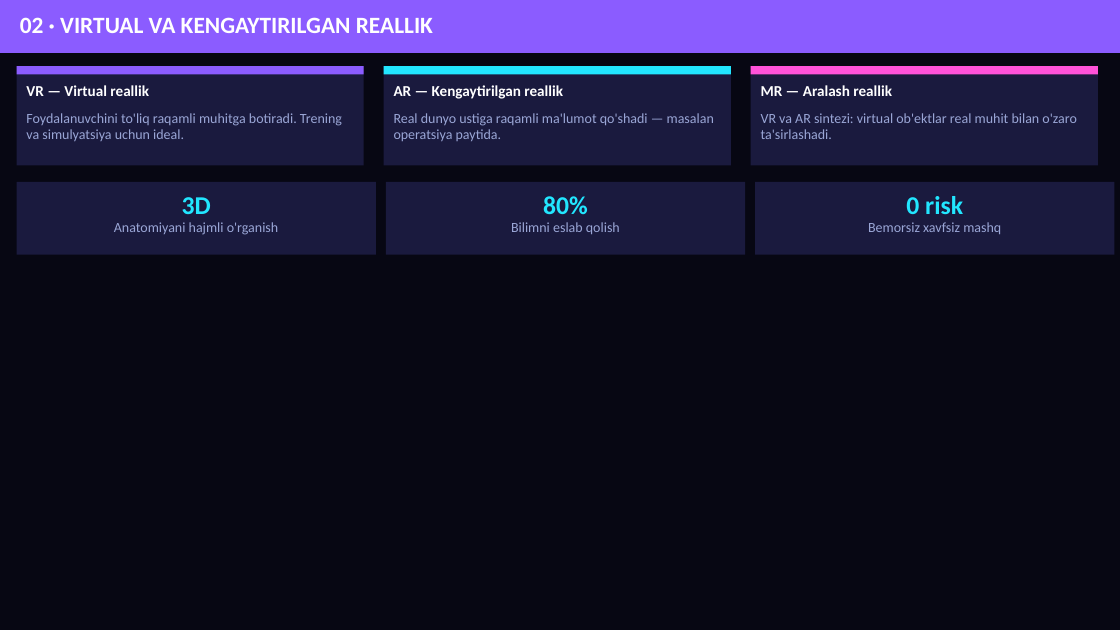
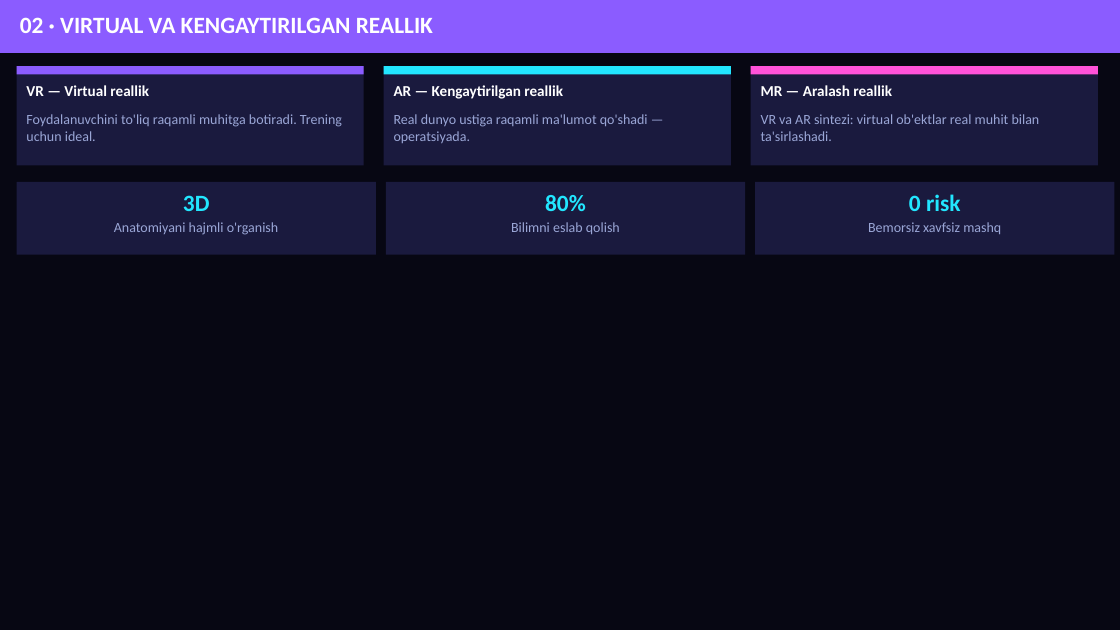
Before and after one commit to mirshod96/Claude-test, a slide deck: slide 4 of presentations/02-raqamli-tibbiyot.pptx. Drawn at 1120x630 pixels with LibreOffice and Linux fonts; fonts in the diff are those of the drawing. Boxes give left, top, right and bottom in pixels: in the first picture for what was removed or moved away, otherwise in the second. Text is boxed around its words. In the diff, an @@ line names an element or a change of style, - is before the commit and + after.

```diff
--- a/presentations/02-raqamli-tibbiyot.pptx
+++ b/presentations/02-raqamli-tibbiyot.pptx
@@ text at box(26, 114, 342, 141): text changed @@
-Foydalanuvchini to'liq raqamli muhitga botiradi. Trening va simulyatsiya uchun ideal.
+Foydalanuvchini to'liq raqamli muhitga botiradi. Trening uchun ideal.
@@ text at box(394, 114, 648, 143): text changed @@
-Real dunyo ustiga raqamli ma'lumot qo'shadi — masalan operatsiya paytida.
+Real dunyo ustiga raqamli ma'lumot qo'shadi — operatsiyada.
@@ text at box(761, 114, 1040, 141): text changed @@
-VR va AR sintezi: virtual ob'ektlar real muhit bilan o'zaro ta'sirlashadi.
+VR va AR sintezi: virtual ob'ektlar real muhit bilan ta'sirlashadi.
@@ size 22 to 20 pt in 3 elements at box(183, 195, 210, 211), box(545, 195, 586, 211), box(909, 194, 961, 211) @@
```
Also in this commit, not shown: 11 other slides changed, 1 other file.
